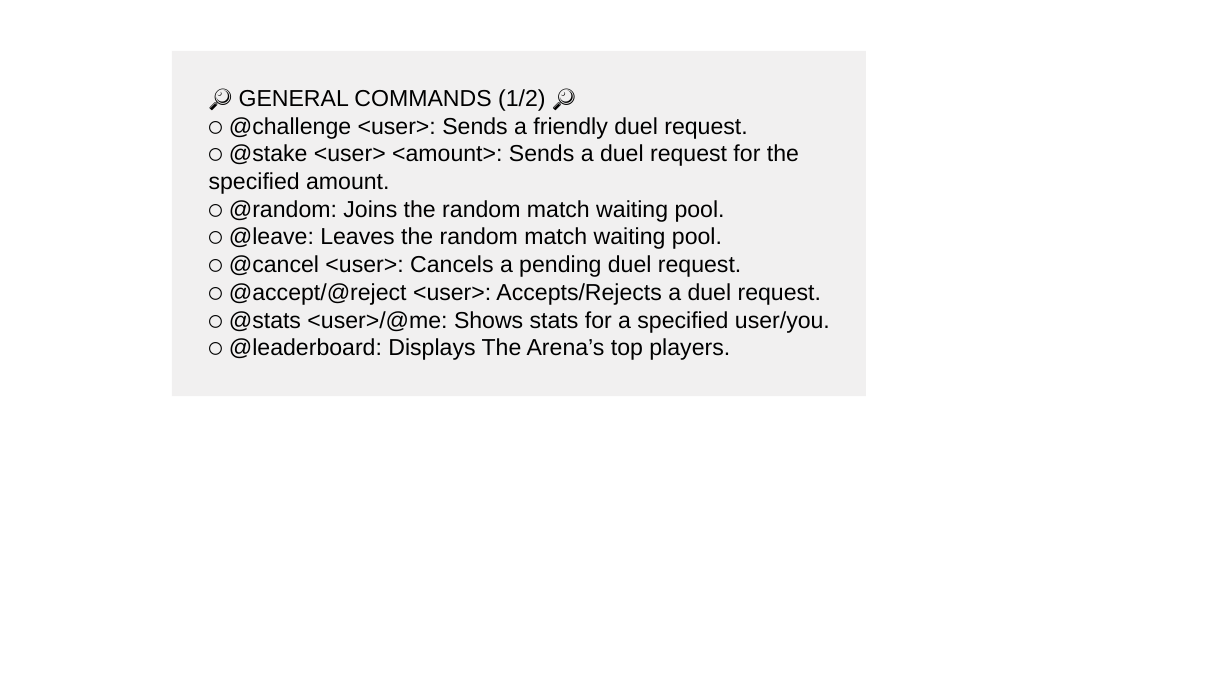
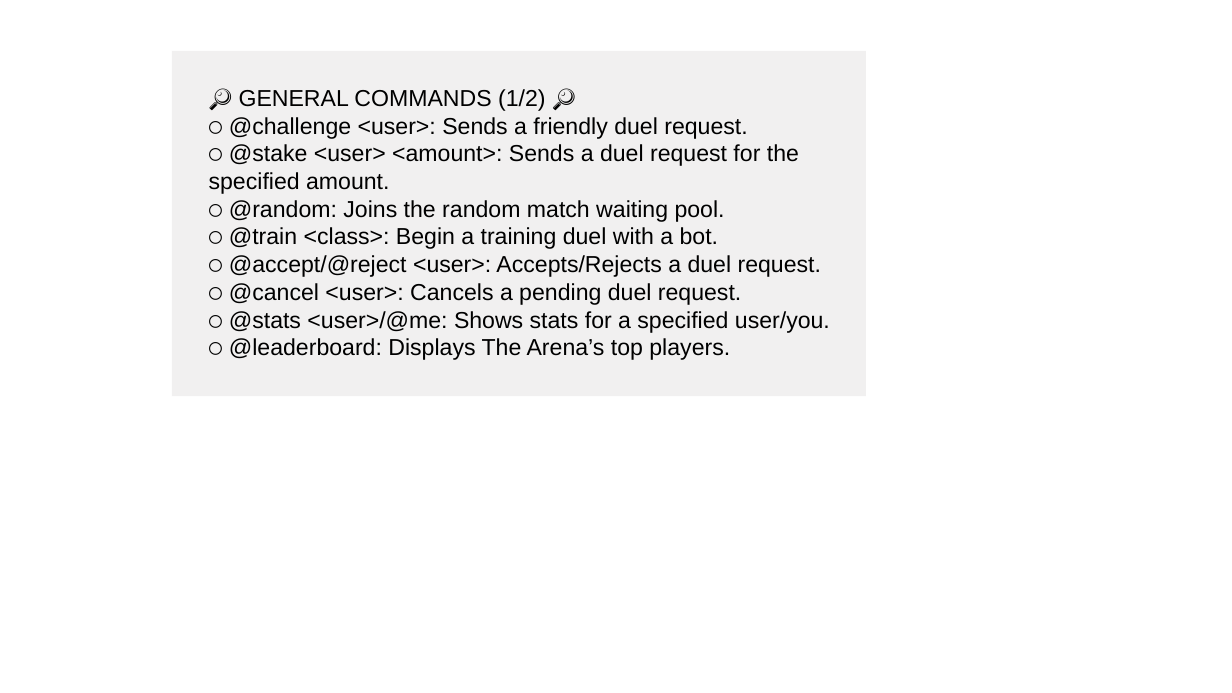
Before and after one commit to jeffjc97/The-Arena-Game, a slide deck: slide 1 of img/commands.pptx. Drawn at 1232x693 pixels with LibreOffice and Linux fonts; fonts in the diff are those of the drawing. Boxes give left, top, right and bottom in pixels: in the first picture for what was removed or moved away, otherwise in the second. Text is boxed around its words. In the diff, an @@ line names an element or a change of style, - is before the commit and + after.

```diff
--- a/img/commands.pptx
+++ b/img/commands.pptx
@@ text in rectangle at <box>229,227,830,360</box>: text changed @@
-⚪ @leave: Leaves the random match waiting pool.
-⚪ @cancel <user>: Cancels a pending duel request.
-⚪ @accept/@reject <user>: Accepts/Rejects a duel request.
-⚪ @stats <user>/@me: Shows stats for a specified user/you.
-⚪ @leaderboard: Displays The Arena’s top players.
+⚪ @train <class>: Begin a training duel with a bot.
+⚪ @accept/@reject <user>: Accepts/Rejects a duel request.
+⚪ @cancel <user>: Cancels a pending duel request.
+⚪ @stats <user>/@me: Shows stats for a specified user/you.
+⚪ @leaderboard: Displays The Arena’s top players.
```
Also in this commit, not shown: 2 other files.
